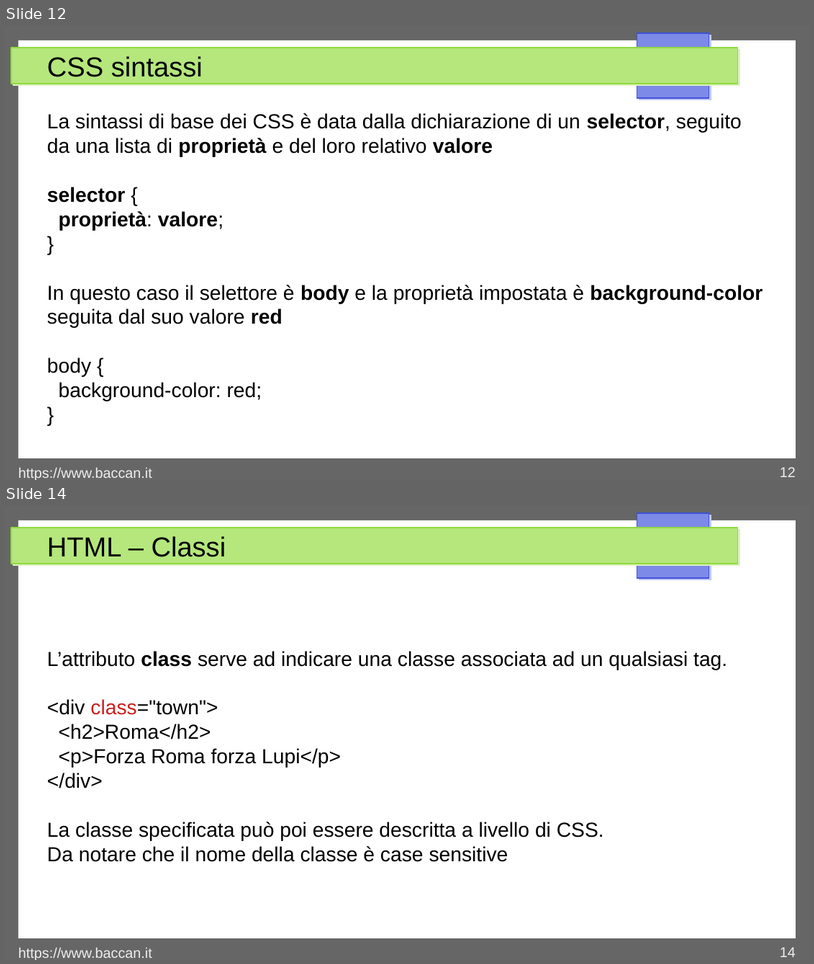
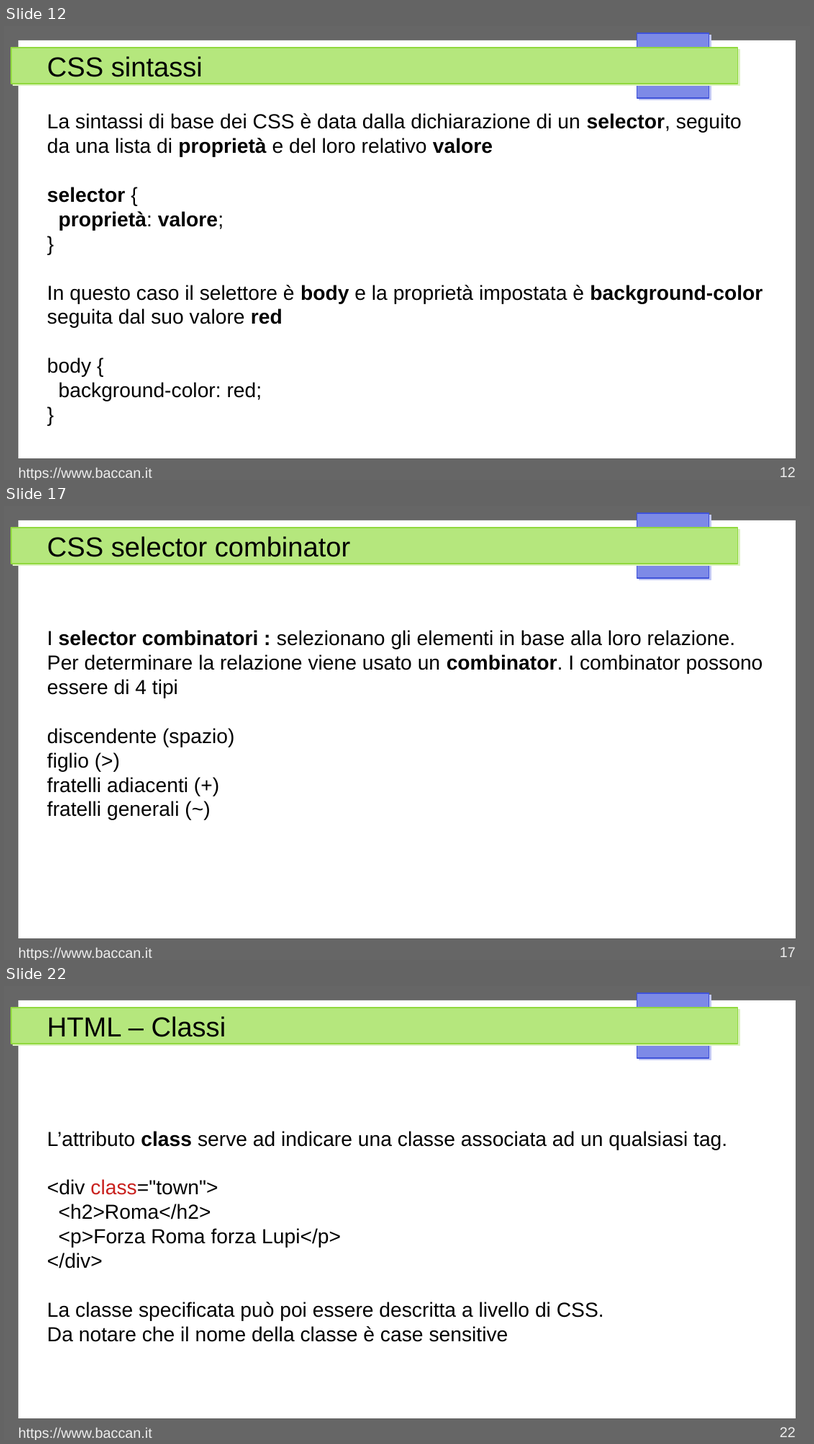
Before and after one commit to matteobaccan/CorsoCSS, a slide deck: Chapter_css.odp. Shown one above the other, each under a label of ours: slides 12 and 14 before the commit, slides 12, 17 and 22 after it; the slides between them are not shown. The pictures are 814x964 and 814x1444 pixels, drawn with LibreOffice and Linux fonts; fonts in the diff are those of the drawing. Boxes give left, top, right and bottom in pixels: in the first picture for what was removed or moved away, otherwise in the second. Text is boxed around its words. In the diff, an @@ line names an element or a change of style, - is before the commit and + after.

Commit message:
I selector

```diff
--- a/Chapter_css.odp
+++ b/Chapter_css.odp
@@ slide 17 added at <box>4,506,810,960</box>, background #FFFFFF; not listed: 4 template elements that a slide beside it also shows @@
@@ title added at <box>47,536,350,557</box>, 27 pt, text #000000 @@
+CSS selector combinator
@@ text added at <box>47,630,764,820</box>, 20 pt, text #000000 @@
+I selector combinatori : selezionano gli elementi in base alla loro relazione.
+Per determinare la relazione viene usato un combinator. I combinator possono essere di 4 tipi
+discendente (spazio)
+figlio (>)
+fratelli adiacenti (+)
+fratelli generali (~)
@@ text added at <box>18,947,152,960</box>, 14 pt, text #EEEEEE @@
+https://www.baccan.it
@@ page number added at <box>780,947,796,957</box>, 14 pt, text #EEEEEE @@
+17
@@ what was slide 14 is now slide 22 @@
@@ page number at <box>780,1427,796,1437</box>: text changed @@
-14
+22
```
Also in this commit, not shown: 1 slide changed, 7 other slides added, 5 other files.
